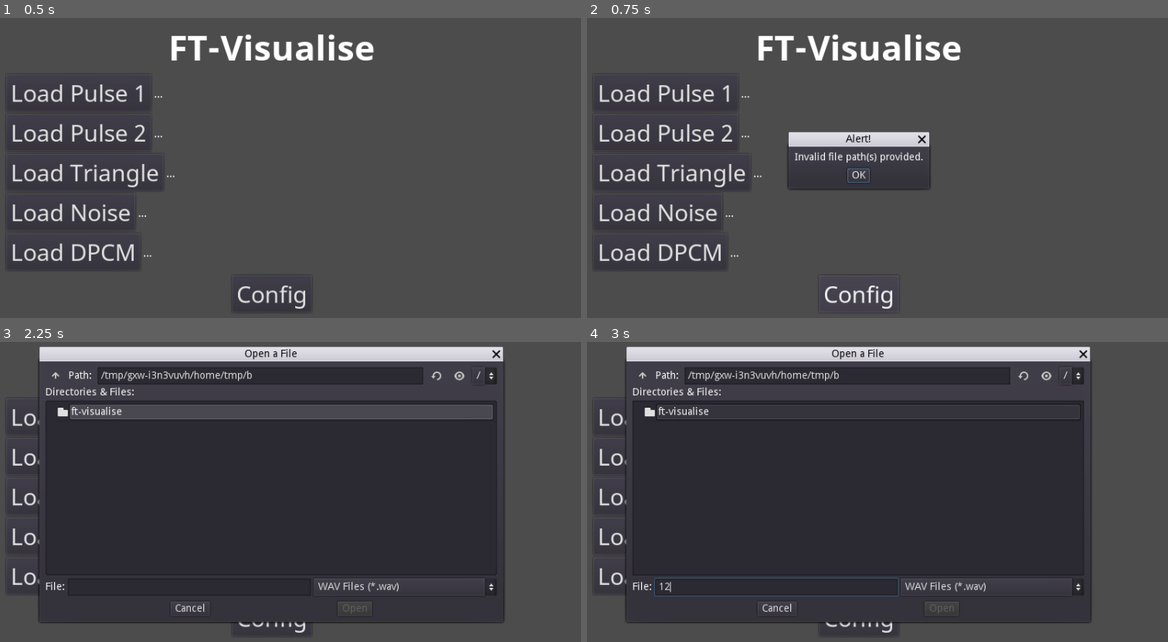
Above: before the commit, frames 1-4 (two rows, left to right).
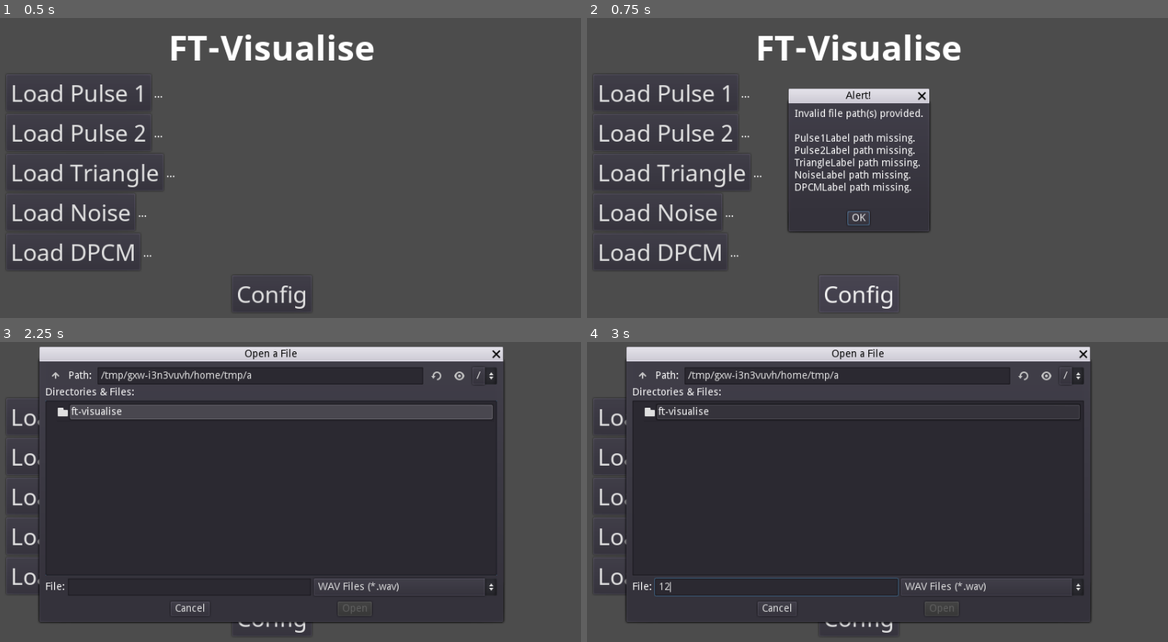
Above: after the commit, the same moments.

Repository: Boyquotes/ft-visualise
Game: Godot game, scene res://ft-visualise/Root.tscn
Two runs of this game, one before a commit and one after it. Both use one fixed random seed, a clock stepped at 60 frames per second and the inputs below.
Inputs (mouse positions are in pixels of both pictures, inside the frame that each line leads up to):
- Up to frame 1 (0.5 s): no input
- Up to frame 2 (0.75 s): click "Config" at 0.5 s
- Up to frame 3 (2.25 s): click "OK" at 1.25 s; click "Load Pulse 1" at 2 s
- Up to frame 4 (3 s): click (778, 588) at 2.77 s; type "12" at 2.85 s

Frame 1 is identical in both runs. In frame 2, 7.0% of the frame differs, in the area x 34-60%, y 23-72%; in frame 3, less than 0.1%; in frame 4, less than 0.1%.

Commit message:
Add specific error handling for invalid path information when loading WAV files in the menu

Diff:
--- a/ft-visualise/Root.gd
+++ b/ft-visualise/Root.gd
@@ -1,6 +1,8 @@
 extends Node
 
+var errors = []
 var labels = {}
+
 var menu = null
 var config = null
 
@@ -79,19 +81,35 @@
 
 func verifyPaths() -> bool:
 	if 5 != len(labels):
-		return false
+		self.errors.append('Full path data not provided for parsing.')
 
 	for path in labels.values():
 		if not path:
-			return false
+			errors.append('Non-existent label object provided.')
 		elif not path.text:
-			return false
+			errors.append('%s path missing.' % path.name)
 		elif '...' == path.text:
-			return false
+			errors.append('%s path missing.' % path.name)
 		elif not path.text.begins_with('/'):
-			return false
+			errors.append('%s path invalid.' % path.name)
 
-	return true
+	if 0 < len(errors):
+		return false
+	else:
+		return true
+
+func getErrorStrings() -> String:
+	var output = ''
+
+	for error in errors:
+		output += (error + '\n')
+
+	self.clearErrors()
+
+	return output
+
+func clearErrors() -> void:
+	self.errors = []
 
 func _on_Pulse1_pressed() -> void:
 	setupDialog('pulse1')
@@ -115,7 +133,7 @@
 		self.add_child(config)
 	else:
 		var notify_error = AcceptDialog.new()
-		notify_error.dialog_text = "Invalid file path(s) provided."
+		notify_error.dialog_text = "Invalid file path(s) provided.\n\n" + self.getErrorStrings()
 		self.add_child(notify_error)
 		notify_error.popup_centered_clamped()
 		notify_error.popup()
